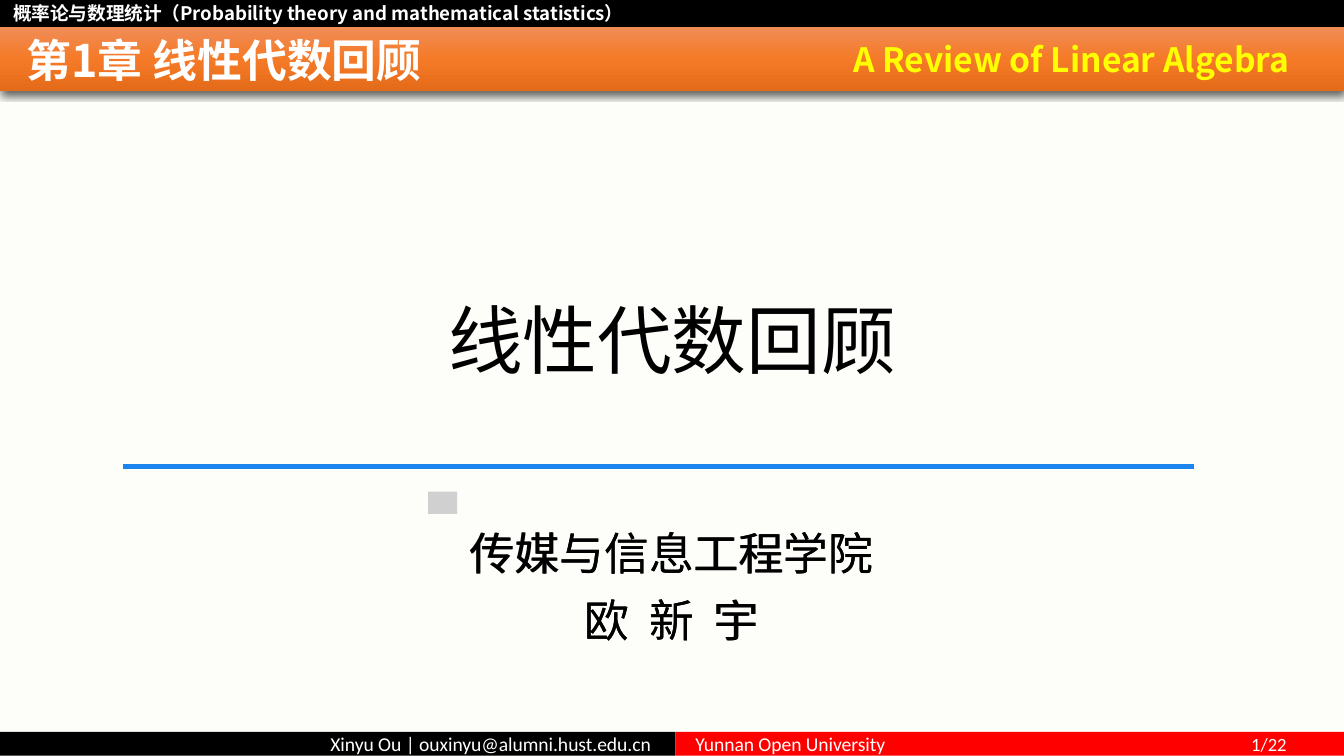
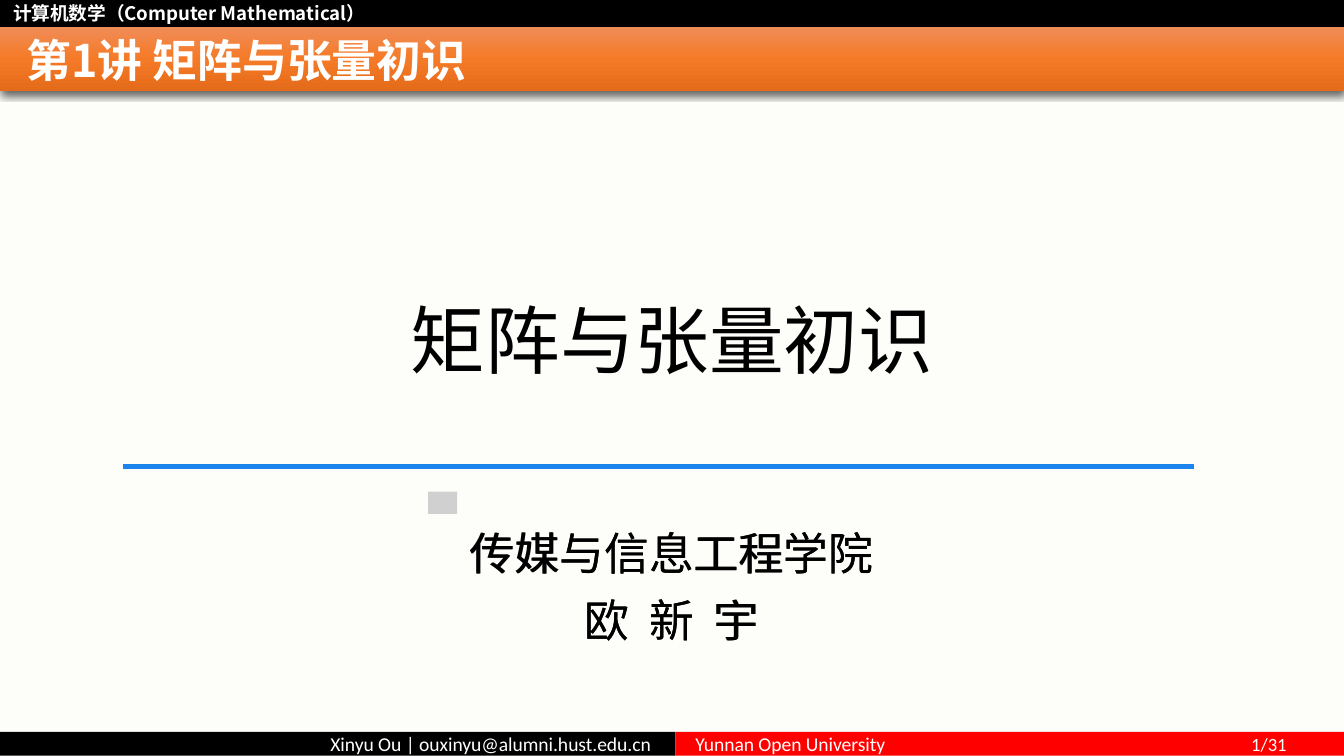
Before and after one commit to ouxinyu/Teaching, a slide deck: slide 1 of ComputerMath/PPT/Ch01Introduction.pptx. Drawn at 1344x756 pixels with LibreOffice and Linux fonts; fonts in the diff are those of the drawing; grey boxes stand for pictures; background and template pictures are left out. Boxes give left, top, right and bottom in pixels: in the first picture for what was removed or moved away, otherwise in the second. Text is boxed around its words. In the diff, an @@ line names an element or a change of style, - is before the commit and + after.

```diff
--- a/ComputerMath/PPT/Ch01Introduction.pptx
+++ b/ComputerMath/PPT/Ch01Introduction.pptx
@@ text at bbox=[13, 4, 365, 24]: text changed @@
-概率论与数理统计（Probability theory and mathematical statistics）
+计算机数学（Computer Mathematical）
@@ title at bbox=[26, 38, 467, 88]: text changed @@
-第1章 线性代数回顾
+第1讲 矩阵与张量初识
@@ text removed at bbox=[853, 45, 1289, 80] @@
-A Review of Linear Algebra
@@ text at bbox=[411, 305, 933, 374]: text changed @@
-线性代数回顾
+矩阵与张量初识
@@ text in rectangle at bbox=[695, 737, 1286, 756]: text changed @@
-Yunnan Open University 1/22
+Yunnan Open University 1/31
```
Also in this commit, not shown: 29 other slides changed, 1 slide added, 27 slides removed, 53 other files.
